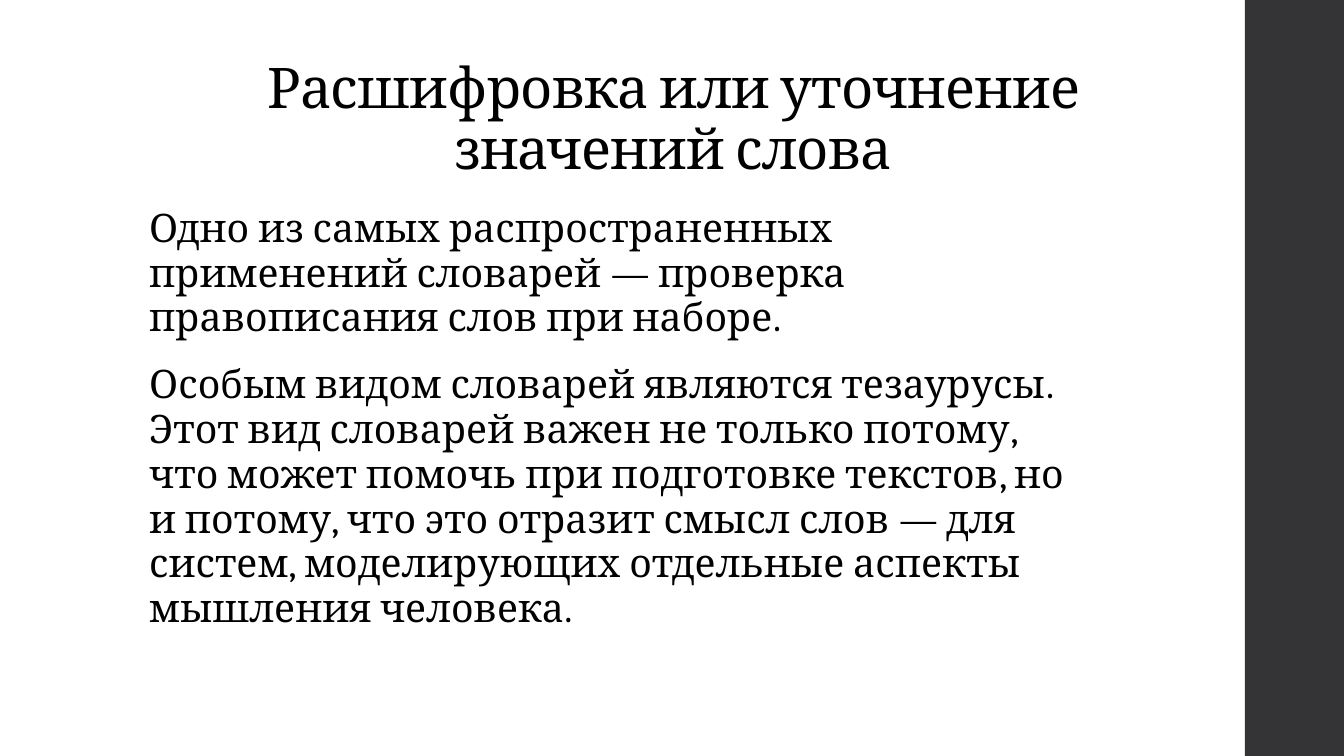
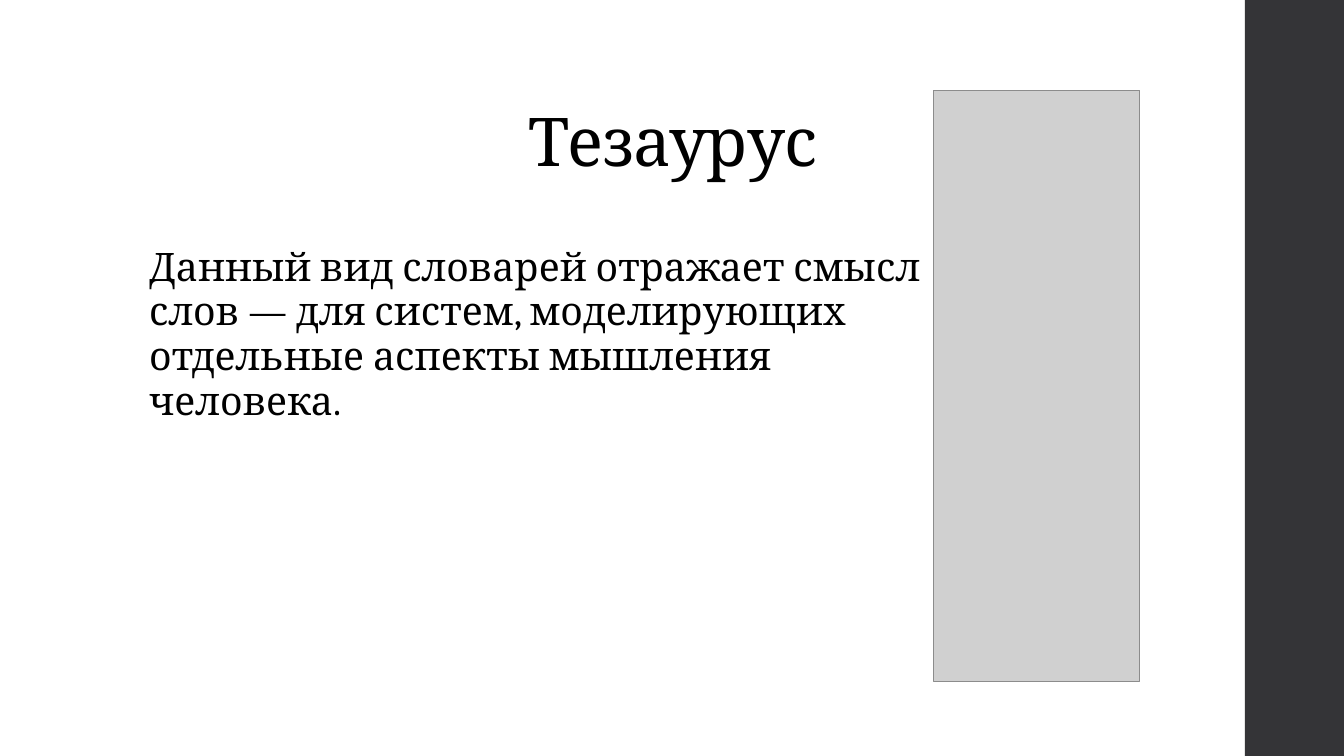
Before and after one commit to svetlanailicheva/homeworks, a slide deck: slide 7 of курсовая.pptx. Drawn at 1344x756 pixels with LibreOffice and Linux fonts; fonts in the diff are those of the drawing; grey boxes stand for pictures. Boxes give left, top, right and bottom in pixels: in the first picture for what was removed or moved away, otherwise in the second. Text is boxed around its words. In the diff, an @@ line names an element or a change of style, - is before the commit and + after.

```diff
--- a/курсовая.pptx
+++ b/курсовая.pptx
@@ title at (529,118,818,182): text changed; size 40 to 48 pt @@
-Расшифровка или уточнение значений слова
+Тезаурус
@@ picture added at (934,90,1140,681) @@
@@ text at (149,252,920,416): text changed @@
-Одно из самых распространенных применений словарей — проверка правописания слов при наборе.
-Особым видом словарей являются тезаурусы. Этот вид словарей важен не только потому, что может помочь при подготовке текстов, но и потому, что это отразит смысл слов — для систем, моделирующих отдельные аспекты мышления человека.
+Данный вид словарей отражает смысл слов — для систем, моделирующих отдельные аспекты мышления человека.
```
Also in this commit, not shown: 8 other slides changed, 1 other file.
